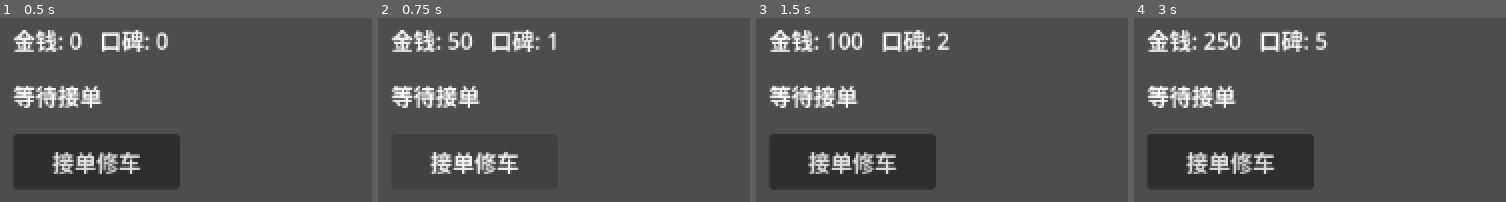
Above: before the commit, frames 1-4 (left to right).
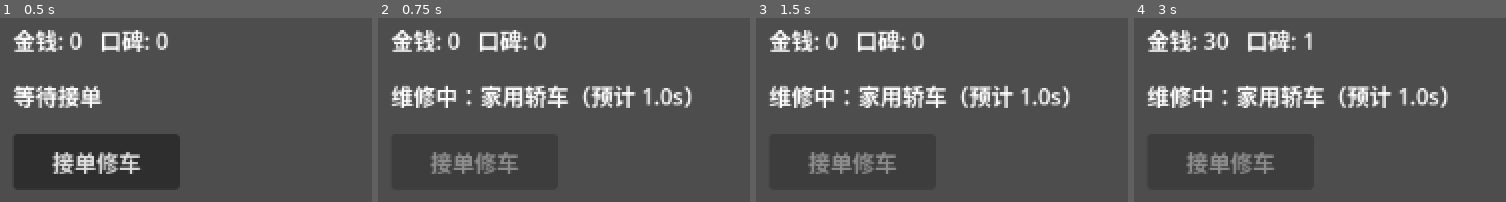
Above: after the commit, the same moments.

Repository: XinLiucc/cocos-game-project
Game: Godot game, scene res://scenes/Main.tscn
Same seed, same stepped clock (60 frames per second), same inputs: the game is played once before the commit and once after it.
Inputs (mouse positions are in pixels of both pictures, inside the frame that each line leads up to):
- Up to frame 1 (0.5 s): no input
- Up to frame 2 (0.75 s): click "接单修车" at 0.5 s
- Up to frame 3 (1.5 s): tap Enter at 1.25 s; move the mouse to (outside the picture) at 1.27 s; hold D from 1.28 s (still down); tap B at 1.35 s; click (outside the picture) at 1.42 s
- Up to frame 4 (3 s): tap Space at 1.52, 2 s; release D at 2 s; drag from (outside the picture) to (outside the picture) at 2.02 s; tap Enter at 2.75 s; move the mouse to (outside the picture) at 2.77 s; hold D from 2.78 s (still down); tap E at 2.85 s

Frame 1 is identical in both runs. In frame 2, 9.4% of the frame differs, in the area x 3-85%, y 6-85%; in frame 3, 9.3%; in frame 4, 9.1%.

Commit message:
Randomize repair orders by car type
Main.gd now picks a random OrderType per job and drives the
timer/payout/reputation from its data instead of fixed constants.

Diff:
--- a/car_repair_shop/scripts/Main.gd
+++ b/car_repair_shop/scripts/Main.gd
@@ -1,8 +1,10 @@
 extends Node2D
 
-const REPAIR_TIME := 0.1
-const REPAIR_PAYOUT := 50
-const REPAIR_REPUTATION := 1
+const ORDER_TYPES: Array[Resource] = [
+	preload("res://resources/orders/sedan.tres"),
+	preload("res://resources/orders/suv.tres"),
+	preload("res://resources/orders/sports_car.tres"),
+]
 
 @onready var money_label: Label = $MoneyLabel
 @onready var order_label: Label = $OrderLabel
@@ -11,10 +13,10 @@
 @onready var game_state: Node = get_node("/root/GameState")
 
 var repairing := false
+var current_order: Resource
 
 
 func _ready() -> void:
-	repair_timer.wait_time = REPAIR_TIME
 	repair_timer.one_shot = true
 	repair_timer.timeout.connect(_on_repair_complete)
 	repair_button.pressed.connect(_on_repair_button_pressed)
@@ -27,17 +29,19 @@
 	if repairing:
 		return
 	repairing = true
+	current_order = ORDER_TYPES[randi() % ORDER_TYPES.size()]
 	repair_button.disabled = true
-	order_label.text = "维修中..."
+	order_label.text = "维修中：%s（预计 %.1fs）" % [current_order.car_name, current_order.repair_time]
+	repair_timer.wait_time = current_order.repair_time
 	repair_timer.start()
 
 
 func _on_repair_complete() -> void:
-	game_state.add_money(REPAIR_PAYOUT)
-	game_state.add_reputation(REPAIR_REPUTATION)
+	game_state.add_money(current_order.payout)
+	game_state.add_reputation(current_order.reputation_gain)
+	order_label.text = "完成：%s，收入 %d，口碑 +%d" % [current_order.car_name, current_order.payout, current_order.reputation_gain]
 	repairing = false
 	repair_button.disabled = false
-	order_label.text = "等待接单"
 
 
 func _on_state_changed(_new_amount: int) -> void:
